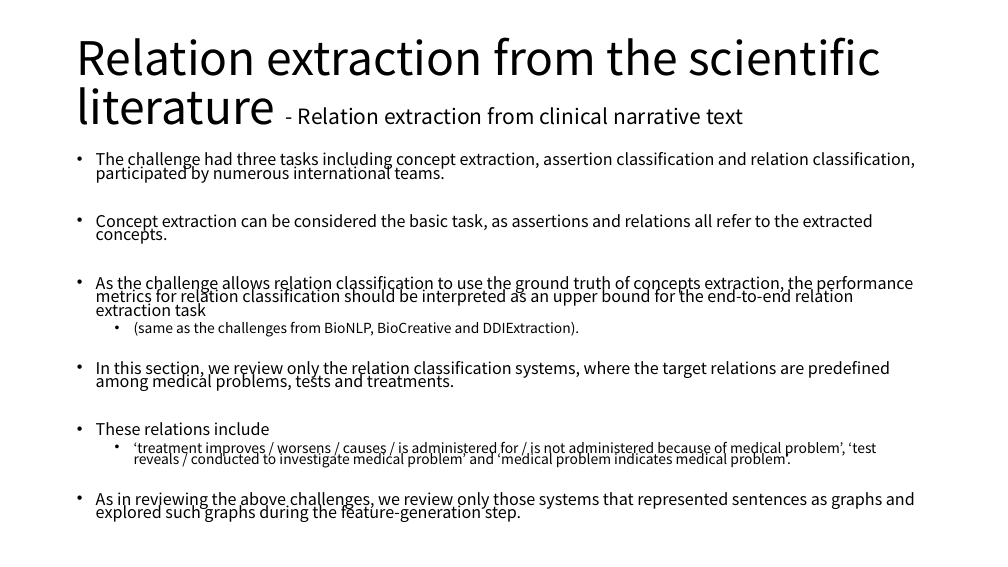
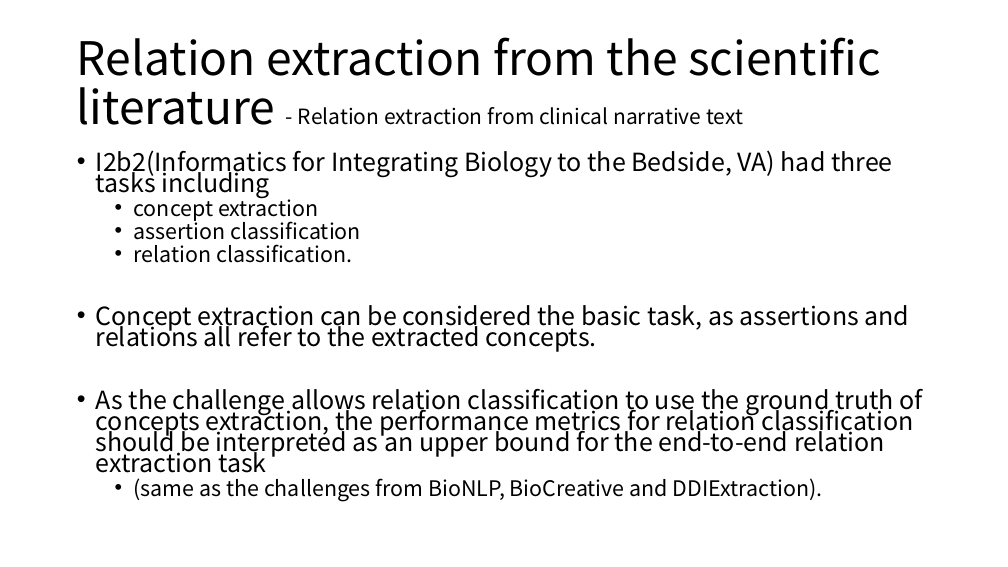
Before and after one commit to moklise/TIL, a slide deck: slide 7 of Review/Brief Bioinform_2016_Luo_Bridging semantics and syntax with graph algorithm/Bridging semantics and syntax with graph3.pptx (slide 8 before the commit). Drawn at 1008x567 pixels with LibreOffice and Linux fonts; fonts in the diff are those of the drawing. Boxes give left, top, right and bottom in pixels: in the first picture for what was removed or moved away, otherwise in the second. Text is boxed around its words. In the diff, an @@ line names an element or a change of style, - is before the commit and + after.

Commit message:
Bridging semantics and syntax with graph algorithm7

```diff
--- a/Review/Brief Bioinform_2016_Luo_Bridging semantics and syntax with graph algorithm/Bridging semantics and syntax with graph3.pptx
+++ b/Review/Brief Bioinform_2016_Luo_Bridging semantics and syntax with graph algorithm/Bridging semantics and syntax with graph3.pptx
@@ text at [96,150,893,263]: text changed; size 15.4 to 23.8 pt @@
-• The challenge had three tasks including concept extraction, assertion classification and relation classification, participated by numerous international teams.
+• I2b2(Informatics for Integrating Biology to the Bedside, VA) had three tasks including
+  • concept extraction
+  • assertion classification
+  • relation classification.
@@ text at [96,305,923,501]: size 15.4 to 23.8 pt in "Concept extraction can be considered the basic ...", "As the challenge allows relation classification to ..."; size 13.2 to 20.4 pt in "(same as the challenges from BioNLP, BioCreative ..." @@
@@ text at [96,361,915,522]: paragraphs removed @@
-• In this section, we review only the relation classification systems, where the target relations are predefined among medical problems, tests and treatments.
-• These relations include
-  • ‘treatment improves / worsens / causes / is administered for / is not administered because of medical problem’, ‘test reveals / conducted to investigate medical problem’ and ‘medical problem indicates medical problem’.
-• As in reviewing the above challenges, we review only those systems that represented sentences as graphs and explored such graphs during the feature-generation step.
```
Also in this commit, not shown: 4 other slides changed, 1 slide removed, 5 other files.
